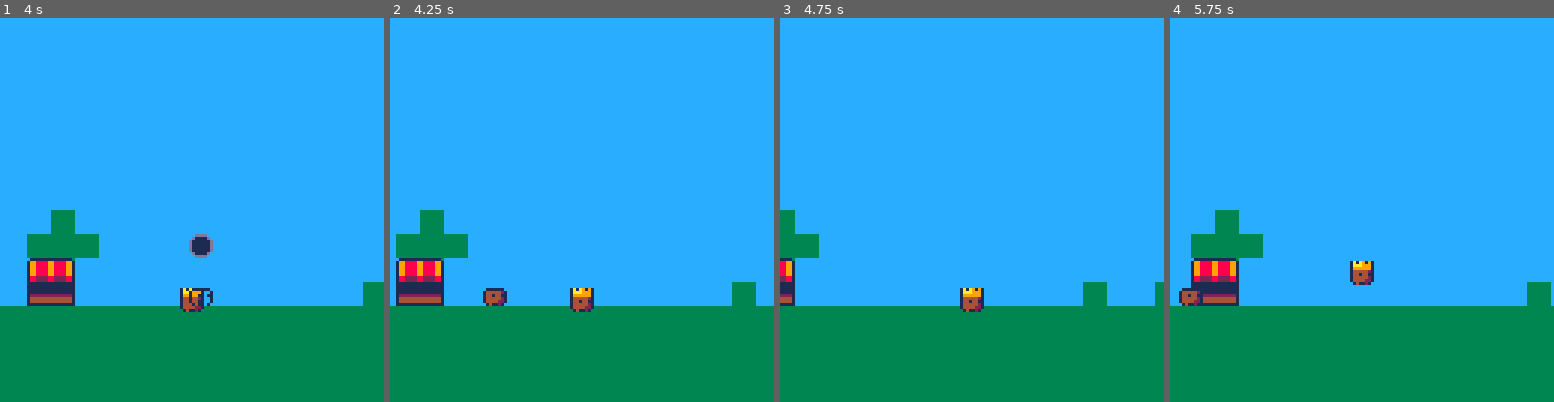
Above: before the commit, frames 1-4 (left to right).
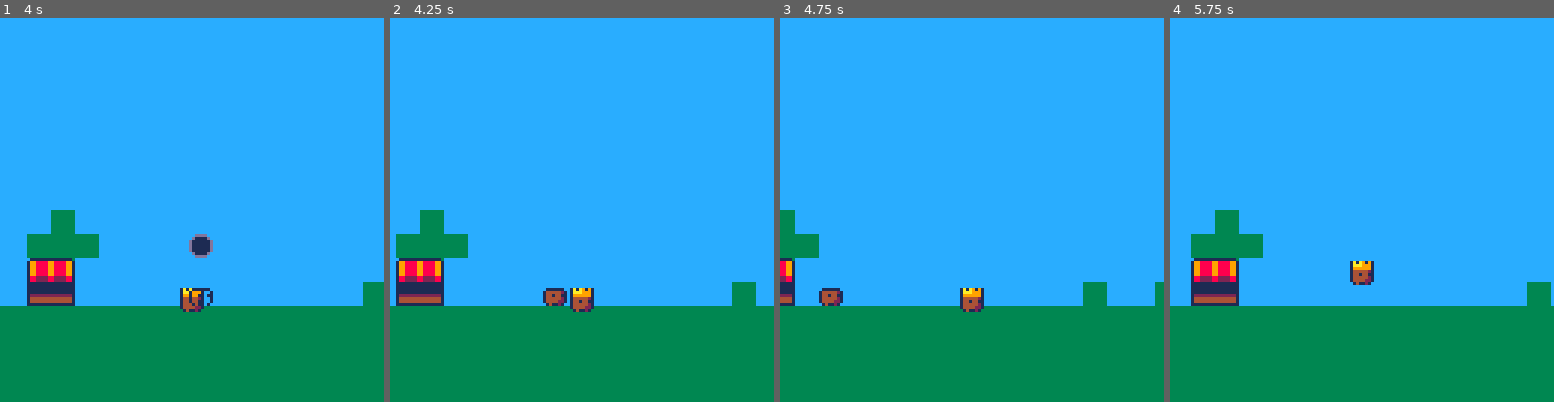
Above: after the commit, the same moments.

Repository: shen-sat/kingdom
Game: PICO-8 cartridge kingdom.p8
Two runs of this game, one before a commit and one after it. Both use one fixed random seed, a clock stepped at 60 frames per second and the inputs below.
Inputs:
- Up to frame 1 (4 s): tap X (X key) at 0.33, 1.07, 1.85, 2.97 s; tap O (Z key) at 0.7, 1.7, 2.1, 2.5, 2.9, 3.3, 3.7 s; hold Right 1.6-2.1 s; hold Up 2.15-2.42 s; hold Right 2.47-3.03 s; hold Left 3.08-3.58 s; hold Down 3.63-3.97 s
- Up to frame 2 (4.25 s): hold Right from 4.02 s (still down); tap X (X key) at 4.08 s; tap O (Z key) at 4.1 s
- Up to frame 3 (4.75 s): tap O (Z key) at 4.5 s; release Right at 4.68 s; hold Up from 4.73 s (still down)
- Up to frame 4 (5.75 s): tap O (Z key) at 4.9, 5.3, 5.7 s; release Up at 5.03 s; hold Left 5.08-5.68 s; tap X (X key) at 5.2 s; hold Down from 5.73 s (still down)

Frame 1 is identical in both runs. In frame 2, 0.5% of the frame differs, in the area x 24-47%, y 70-75%; in frame 3, 0.3%; in frame 4, 0.2%.

Commit message:
Adjust civ speed

Diff:
--- a/kingdom.p8
+++ b/kingdom.p8
@@ -23,6 +23,7 @@
   button_pressed_counter = 0
   level = 0
   civilians = {}
+  counter = 0
 
   player = {
    sprite = 0,
@@ -140,6 +141,7 @@
 end
 
 function level_update()
+ counter += 1
  --player
  if btn(0) then player.x -= 1 end
  if btn(1) then player.x += 1 end
@@ -178,7 +180,7 @@
   else
    speed = 1
   end
-  civ.x += speed
+  if counter % 3 == 0 then civ.x += speed end
  end
 
 
